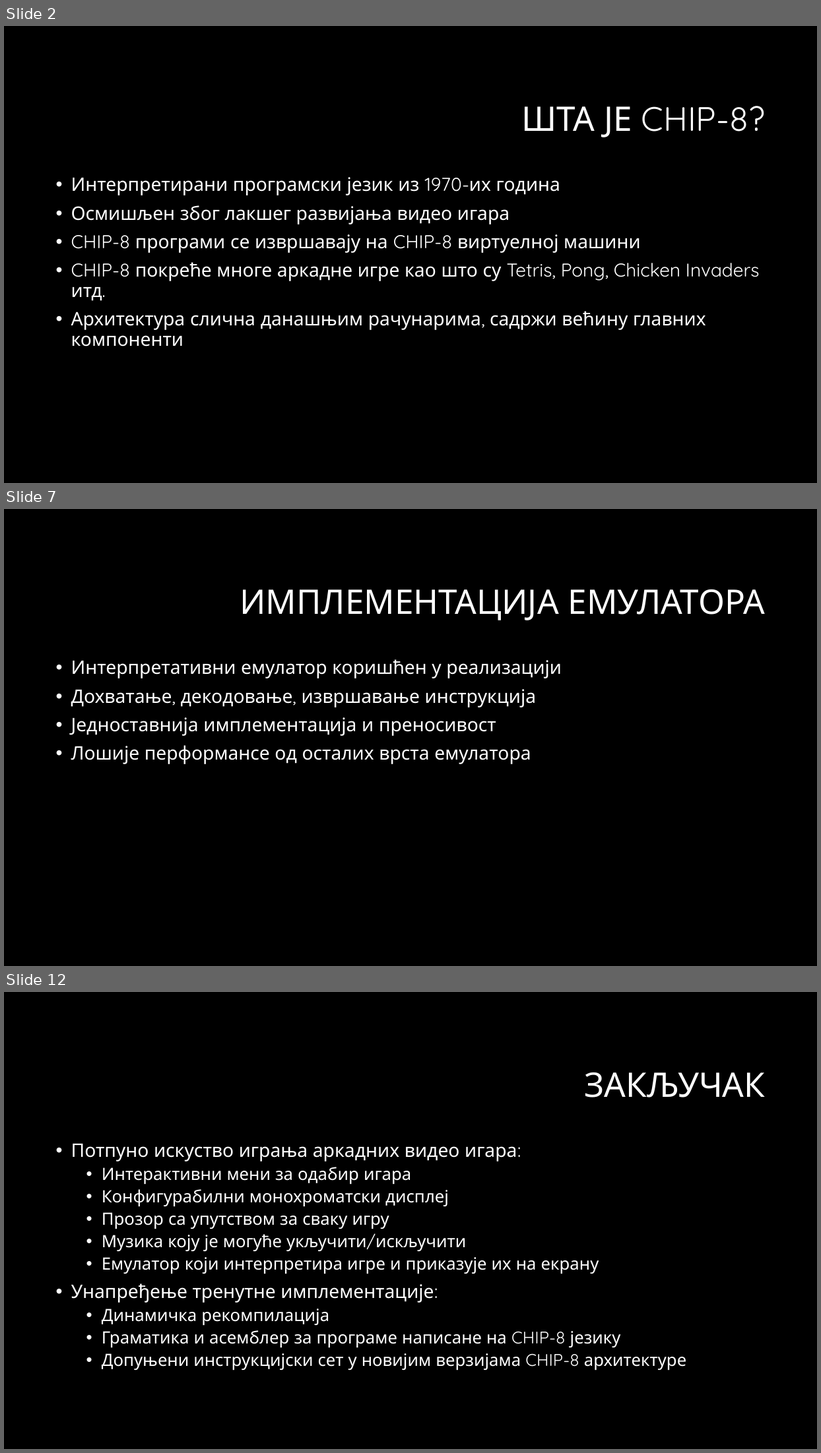
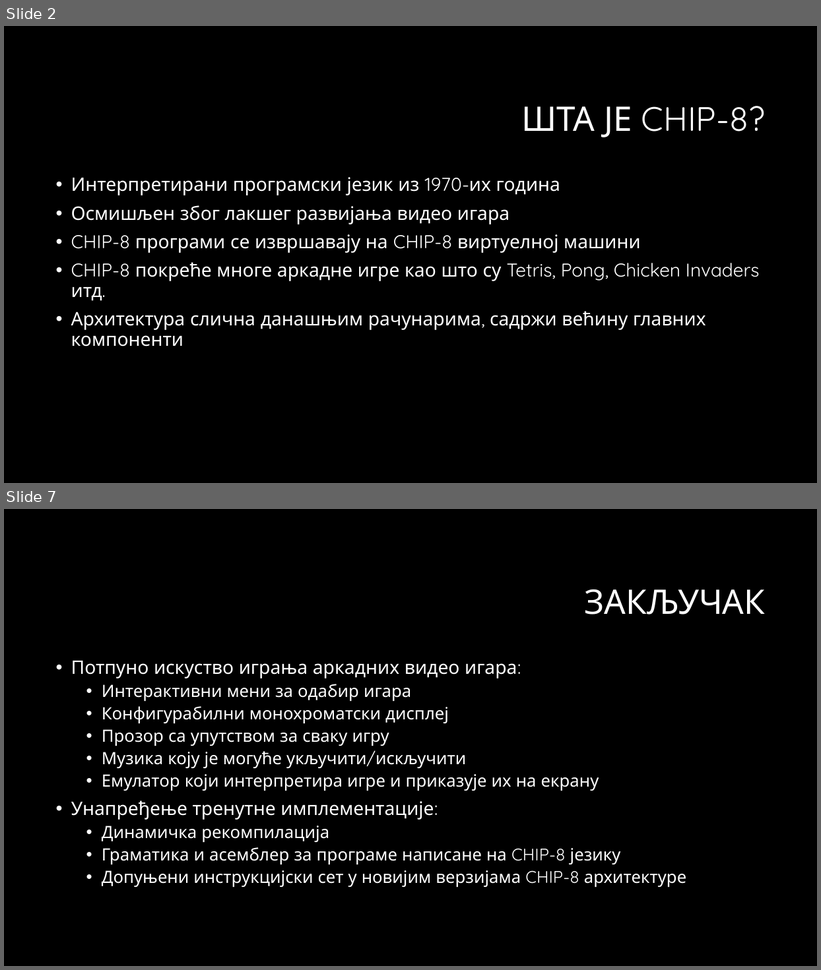
Before and after one commit to markokujundzic/CHIP8, a slide deck: doc/diplomski.pptx. Shown one above the other, each under a label of ours: slides 2, 7 and 12 before the commit, slides 2 and 7 after it; the slides between them are not shown. The pictures are 821x1453 and 821x970 pixels, drawn with LibreOffice and Linux fonts; fonts in the diff are those of the drawing; background and template pictures are left out. Boxes give left, top, right and bottom in pixels: in the first picture for what was removed or moved away, otherwise in the second. Text is boxed around its words. In the diff, an @@ line names an element or a change of style, - is before the commit and + after.

```diff
--- a/doc/diplomski.pptx
+++ b/doc/diplomski.pptx
@@ slide 7 removed at box(4, 509, 817, 966), background #000000 @@
@@ title removed at box(240, 589, 766, 621) @@
-ИМПЛЕМЕНТАЦИЈА ЕМУЛАТОРА
@@ text removed at box(71, 659, 562, 764) @@
-• Интерпретативни емулатор коришћен у реализацији
-• Дохватање, декодовање, извршавање инструкција
-• Једноставнија имплементација и преносивост
-• Лошије перформансе од осталих врста емулатора
@@ what was slide 12 is now slide 7 @@
```
Also in this commit, not shown: 5 slides changed, 4 other slides removed, 5 other files.
